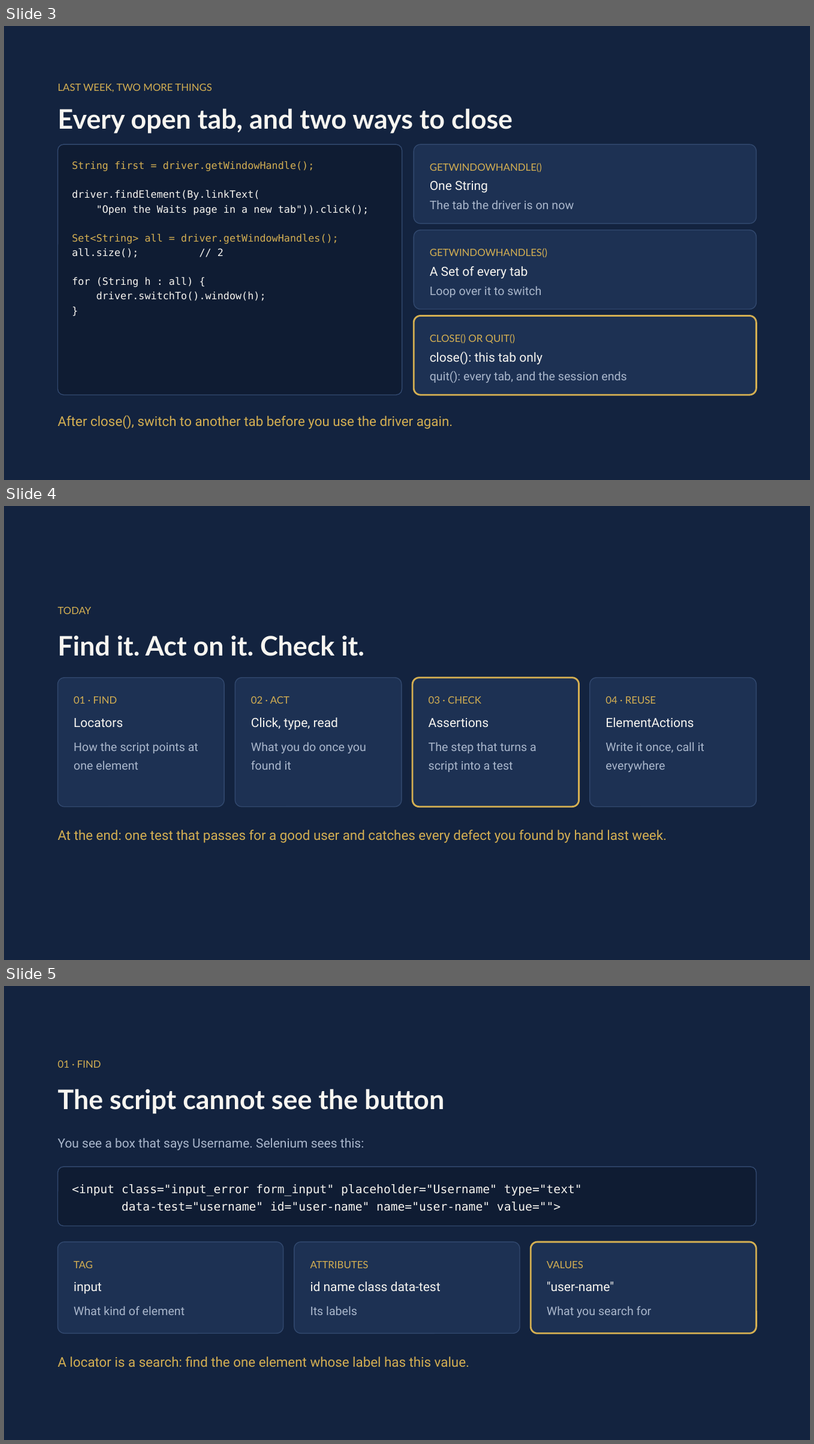
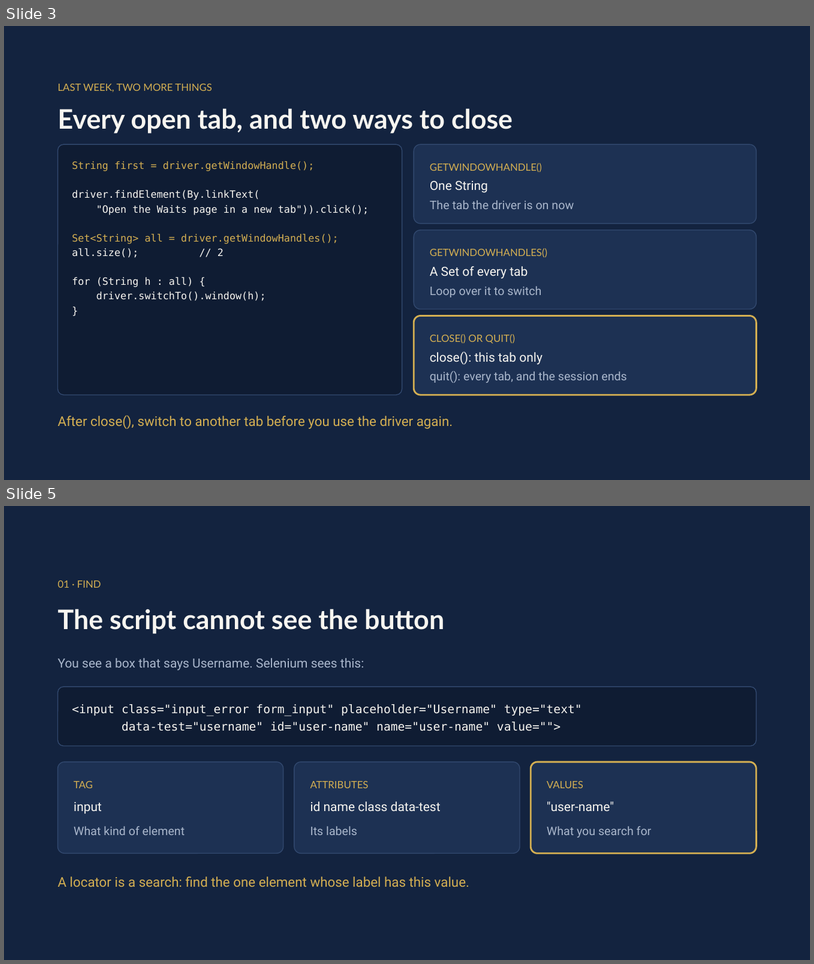
Before and after one commit to MohamedShehab280/software-testing, a slide deck: week-04/Week 4 - Locators and Assertions.pptx. Shown one above the other, each under a label of ours: slides 3, 4 and 5 before the commit, slides 3 and 5 after it; the slides between them are not shown. The pictures are 814x1444 and 814x964 pixels, drawn with LibreOffice and Linux fonts; fonts in the diff are those of the drawing. Boxes give left, top, right and bottom in pixels: in the first picture for what was removed or moved away, otherwise in the second. Text is boxed around its words. In the diff, an @@ line names an element or a change of style, - is before the commit and + after.

Commit message:
Week 4: assert is one example, the task gets its own slides

```diff
--- a/week-04/Week 4 - Locators and Assertions.pptx
+++ b/week-04/Week 4 - Locators and Assertions.pptx
@@ slide 4 removed at <box>4,506,810,960</box>, background #13233F @@
@@ text removed at <box>58,607,92,614</box> @@
-TODAY
@@ text removed at <box>58,635,365,656</box> @@
-Find it. Act on it. Check it.
@@ rounded rectangle removed at <box>58,677,224,806</box> @@
@@ rounded rectangle removed at <box>235,677,401,806</box> @@
@@ rounded rectangle removed at <box>413,677,579,806</box> @@
@@ rounded rectangle removed at <box>590,677,756,806</box> @@
@@ text removed at <box>74,696,117,703</box> @@
-01 · FIND
@@ text removed at <box>251,696,290,703</box> @@
-02 · ACT
@@ text removed at <box>429,696,482,703</box> @@
-03 · CHECK
@@ text removed at <box>606,696,656,703</box> @@
-04 · REUSE
@@ text removed at <box>74,718,123,727</box> @@
-Locators
@@ text removed at <box>251,717,338,730</box> @@
-Click, type, read
@@ text removed at <box>429,718,489,727</box> @@
-Assertions
@@ text removed at <box>606,717,694,727</box> @@
-ElementActions
@@ text removed at <box>74,742,198,769</box> @@
-How the script points at one element
@@ text removed at <box>251,742,366,769</box> @@
-What you do once you found it
@@ text removed at <box>429,742,537,772</box> @@
-The step that turns a script into a test
@@ text removed at <box>606,742,705,772</box> @@
-Write it once, call it everywhere
@@ text removed at <box>58,829,667,843</box> @@
-At the end: one test that passes for a good user and catches every defect you found by hand last week.
```
Also in this commit, not shown: 3 slides changed, 5 slides added, 6 other slides removed, 1 other file.
